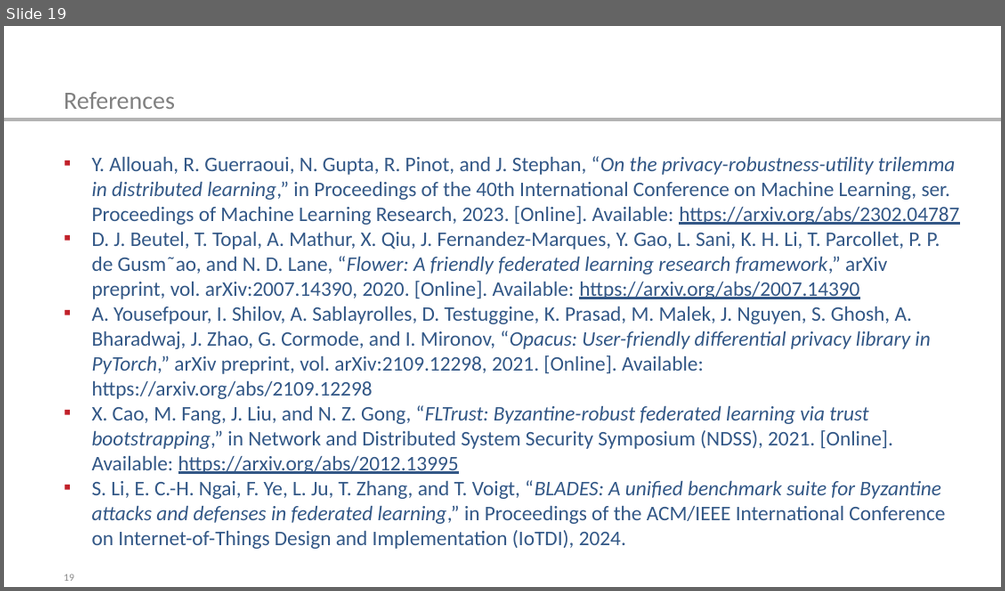
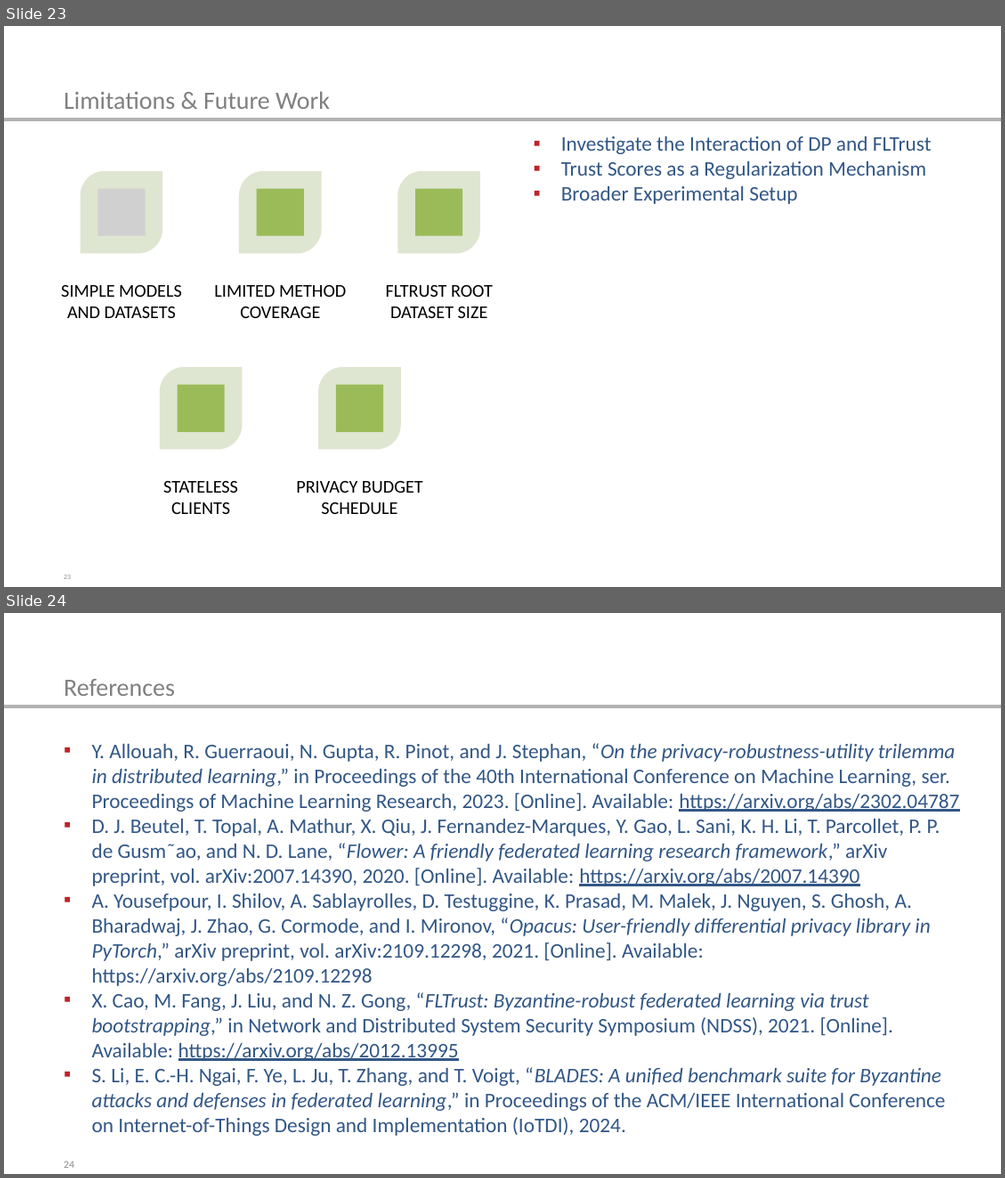
Before and after one commit to r-jschnoor/DPaDS, a slide deck: latex/final_presentation/DPaDS_final.pptx. Shown one above the other, each under a label of ours: slide 19 before the commit, slides 23 and 24 after it. The pictures are 1005x591 and 1005x1178 pixels, drawn with LibreOffice and Linux fonts; fonts in the diff are those of the drawing; grey boxes stand for pictures. Boxes give left, top, right and bottom in pixels: in the first picture for what was removed or moved away, otherwise in the second. Text is boxed around its words. In the diff, an @@ line names an element or a change of style, - is before the commit and + after.

```diff
--- a/latex/final_presentation/DPaDS_final.pptx
+++ b/latex/final_presentation/DPaDS_final.pptx
@@ slide 23 added at (4,26,1001,587), background #FFFFFF; not listed: 1 template element that a slide beside it also shows @@
@@ title added at (64,91,330,109), 18 pt, text #808080 @@
+Limitations & Future Work
@@ text added at (561,136,931,204), 15 pt, text #325786 @@
+▪ Investigate the Interaction of DP and FLTrust
+▪ Trust Scores as a Regularization Mechanism
+▪ Broader Experimental Setup
@@ group added at (61,170,493,514): 5 round diag rects, 5 texts, 4 rectangles, 1 picture @@
+SIMPLE MODELS AND DATASETS
+LIMITED METHOD COVERAGE
+FLTRUST ROOT DATASET SIZE
+STATELESS CLIENTS
+PRIVACY BUDGET SCHEDULE
@@ page number added at (64,574,71,579), 5 pt, text #8C8C8C @@
+23
@@ what was slide 19 is now slide 24 @@
@@ page number at (64,1160,74,1167): text changed @@
-19
+24
```
Also in this commit, not shown: 16 slides changed, 6 other slides added, 1 slide removed, 8 other files.
